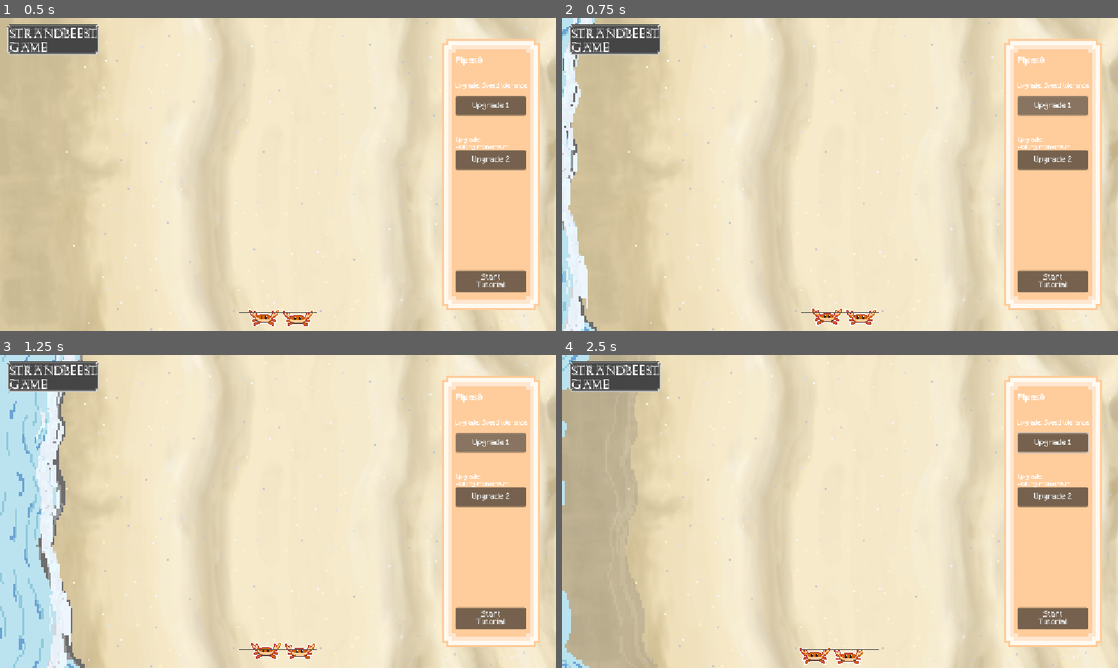
Above: before the commit, frames 1-4 (two rows, left to right).
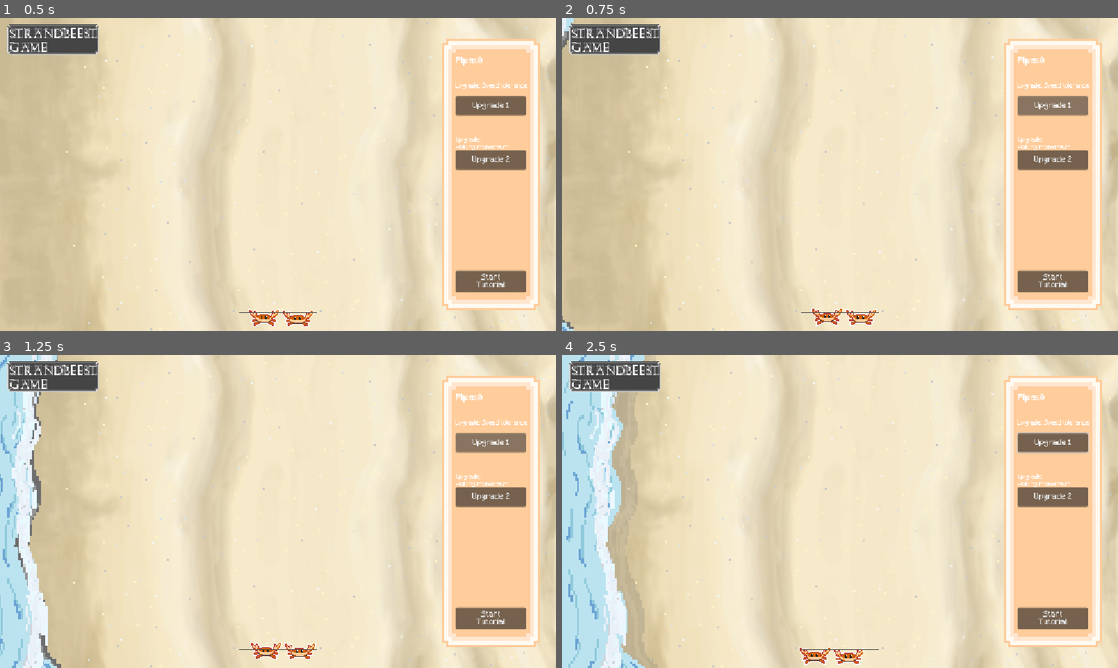
Above: after the commit, the same moments.

Repository: ArifD2286/Strandbeest-Game
Game: Godot game, scene res://Game.tscn
Two runs of this game, one before a commit and one after it. Both use one fixed random seed, a clock stepped at 60 frames per second and the inputs below.
Inputs (mouse positions are in pixels of both pictures, inside the frame that each line leads up to):
- Up to frame 1 (0.5 s): no input
- Up to frame 2 (0.75 s): click "Upgrade 1" at 0.5 s
- Up to frame 3 (1.25 s): no input
- Up to frame 4 (2.5 s): tap Enter at 1.25 s; move the mouse to (962, 495) at 1.27 s; hold Right 1.28-2 s; tap Space (shooting) at 1.35 s; click (962, 495) at 1.42 s; drag from (728, 527) to (812, 574) at 2.02 s

Frame 1 is identical in both runs. In frame 2, 2.8% of the frame differs, in the area x 0-7%, y 0-100%; in frame 3, 7.6%; in frame 4, 8.9%, in the area x 0-15%, y 0-100%.

Commit message:
Update 2.3 (minor changes)
Changes:
- Changed cycle_seconds from 6.0 to 8.0 for every wave layer.

Diff:
--- a/strandbeest-game/wave_back.gd
+++ b/strandbeest-game/wave_back.gd
@@ -26,7 +26,7 @@
 # This is for the range of the movement of the waves
 @export var reach: float = 320.0
 # Below is for the time each full cycle lasts
-@export var cycle_seconds: float = 6.0
+@export var cycle_seconds: float = 8.0
 # Offset, we will use different value for other layers
 @export var phase_offset: float = 0.0
 
--- a/strandbeest-game/wave_back_2.gd
+++ b/strandbeest-game/wave_back_2.gd
@@ -5,7 +5,7 @@
 # This way we can make the waves look more realistic by showing that the water is dragged by the sand's surface
 
 @export var reach: float = 320.0
-@export var cycle_seconds: float = 6.0
+@export var cycle_seconds: float = 8.0
 @export var phase_offset: float = -0.1
 
 
--- a/strandbeest-game/wave_bottom.gd
+++ b/strandbeest-game/wave_bottom.gd
@@ -6,7 +6,7 @@
 # This would be the water going into sand effect
 
 @export var reach: float = 340.0
-@export var cycle_seconds: float = 6.0
+@export var cycle_seconds: float = 8.0
 @export var phase_offset: float = -0.1
 @export var fade_seconds: float = 2.0
 
--- a/strandbeest-game/wave_front.gd
+++ b/strandbeest-game/wave_front.gd
@@ -3,7 +3,7 @@
 # Major notes will be on [wave_back.gd]
 
 @export var reach: float = 360.0
-@export var cycle_seconds: float = 6.0
+@export var cycle_seconds: float = 8.0
 @export var phase_offset: float = 0.0
 
 var _rest_x: float
--- a/strandbeest-game/wave_middle.gd
+++ b/strandbeest-game/wave_middle.gd
@@ -3,7 +3,7 @@
 # Major notes will be on [wave_back.gd]
 
 @export var reach: float = 320.0
-@export var cycle_seconds: float = 6.0
+@export var cycle_seconds: float = 8.0
 @export var phase_offset: float = 0.0
 
 var _rest_x: float
